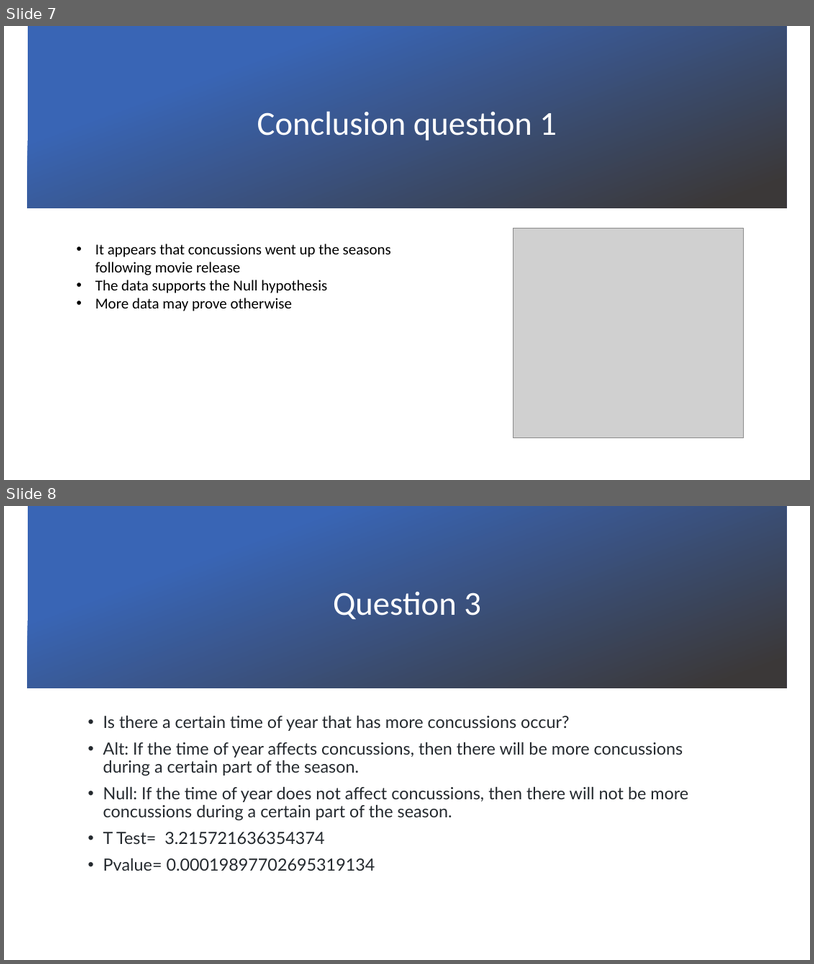
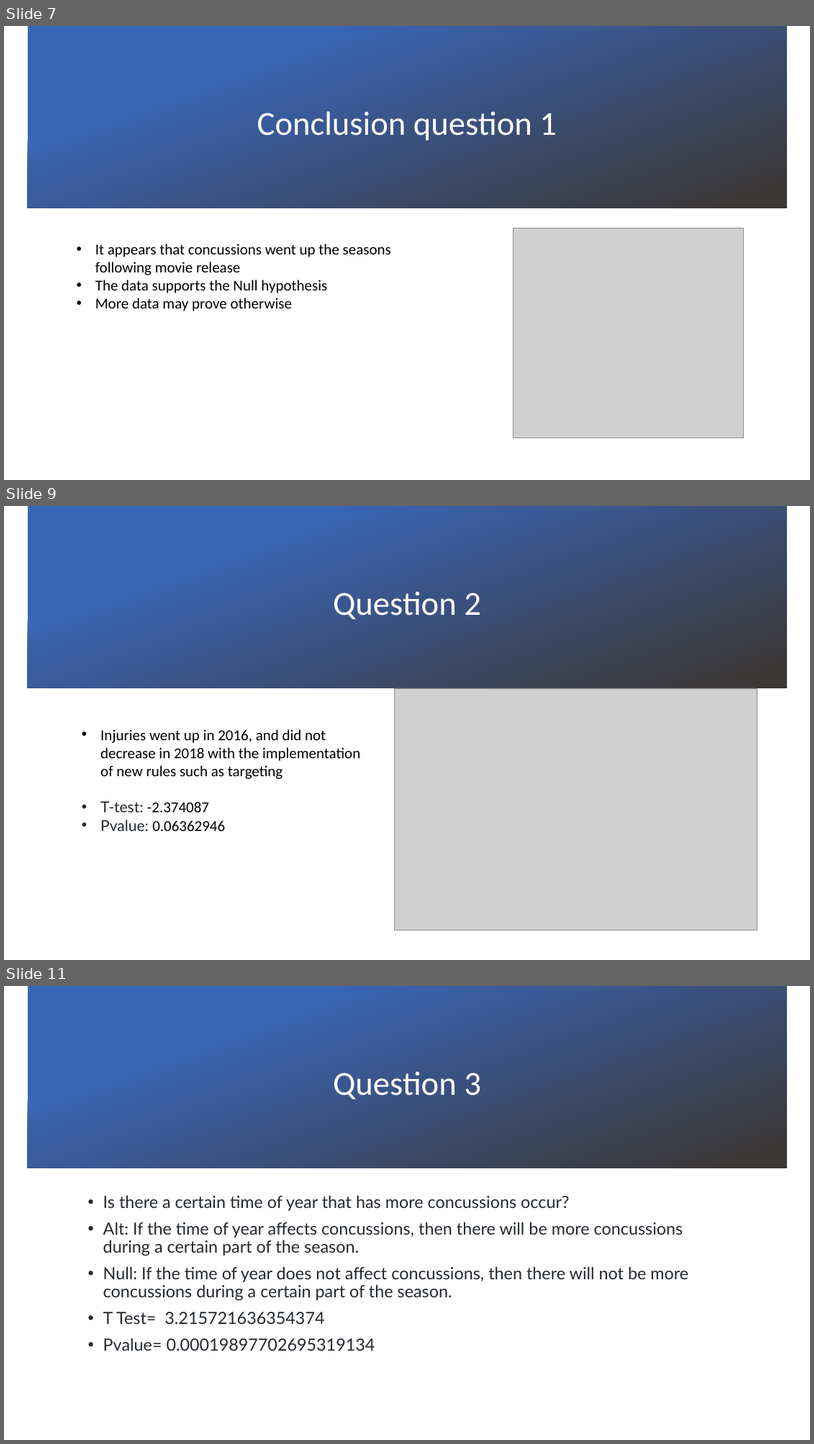
Before and after one commit to trippy64/ConcussionGroupA, a slide deck: Concussions in the NFL.pptx. Shown one above the other, each under a label of ours: slides 7 and 8 before the commit, slides 7, 9 and 11 after it; the slides between them are not shown. The pictures are 814x964 and 814x1444 pixels, drawn with LibreOffice and Linux fonts; fonts in the diff are those of the drawing; grey boxes stand for pictures; background and template pictures are left out. Boxes give left, top, right and bottom in pixels: in the first picture for what was removed or moved away, otherwise in the second. Text is boxed around its words. In the diff, an @@ line names an element or a change of style, - is before the commit and + after.

```diff
--- a/Concussions in the NFL.pptx
+++ b/Concussions in the NFL.pptx
@@ slide 9 added at <box>4,506,810,960</box>, background picture (left out) @@
@@ rectangle added at <box>28,506,787,688</box>, fill gradient #3965B5 to #3B3838 @@
@@ title added at <box>333,592,481,619</box>, 40 pt, text #FFFFFF @@
+Question 2
@@ picture added at <box>394,688,757,930</box> @@
@@ text added at <box>100,729,360,831</box>, 18 pt, text #000000 @@
+• Injuries went up in 2016, and did not decrease in 2018 with the implementation of new rules such as targeting
+• T-test: -2.374087
+• Pvalue: 0.06362946
@@ what was slide 8 is now slide 11 @@
```
Also in this commit, not shown: 1 slide changed, 2 other slides added, 4 other files.
